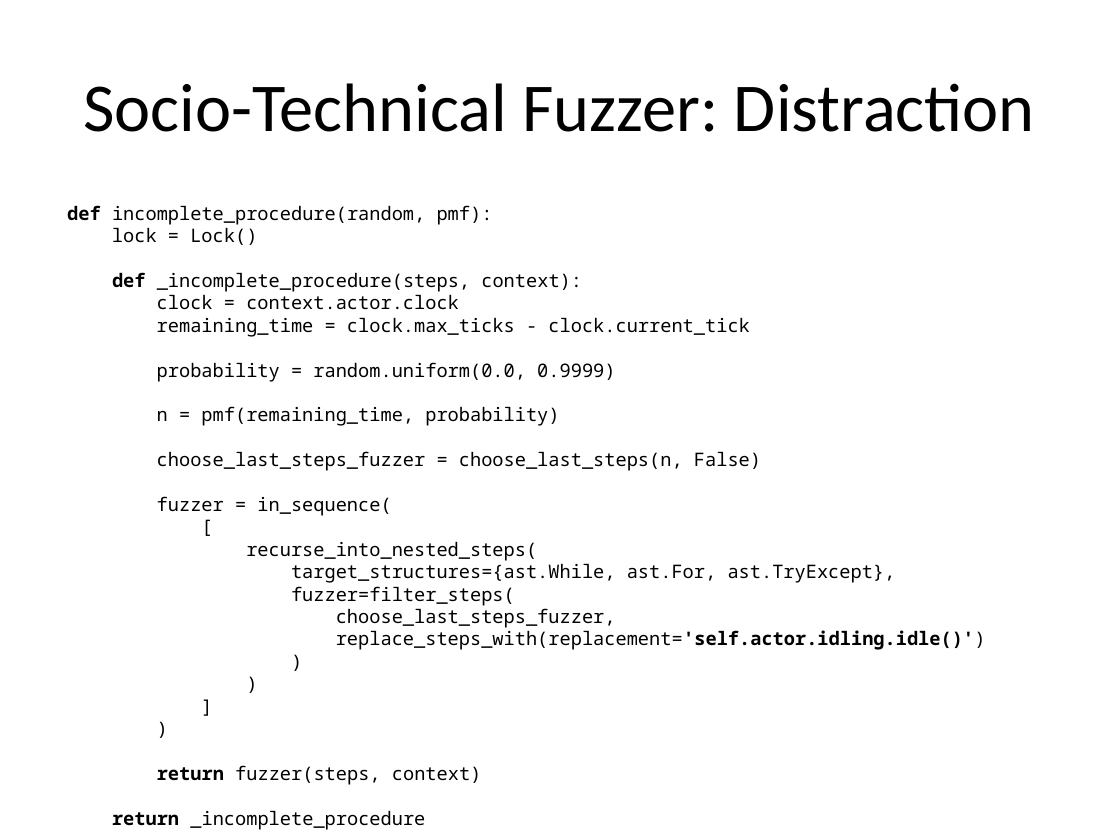
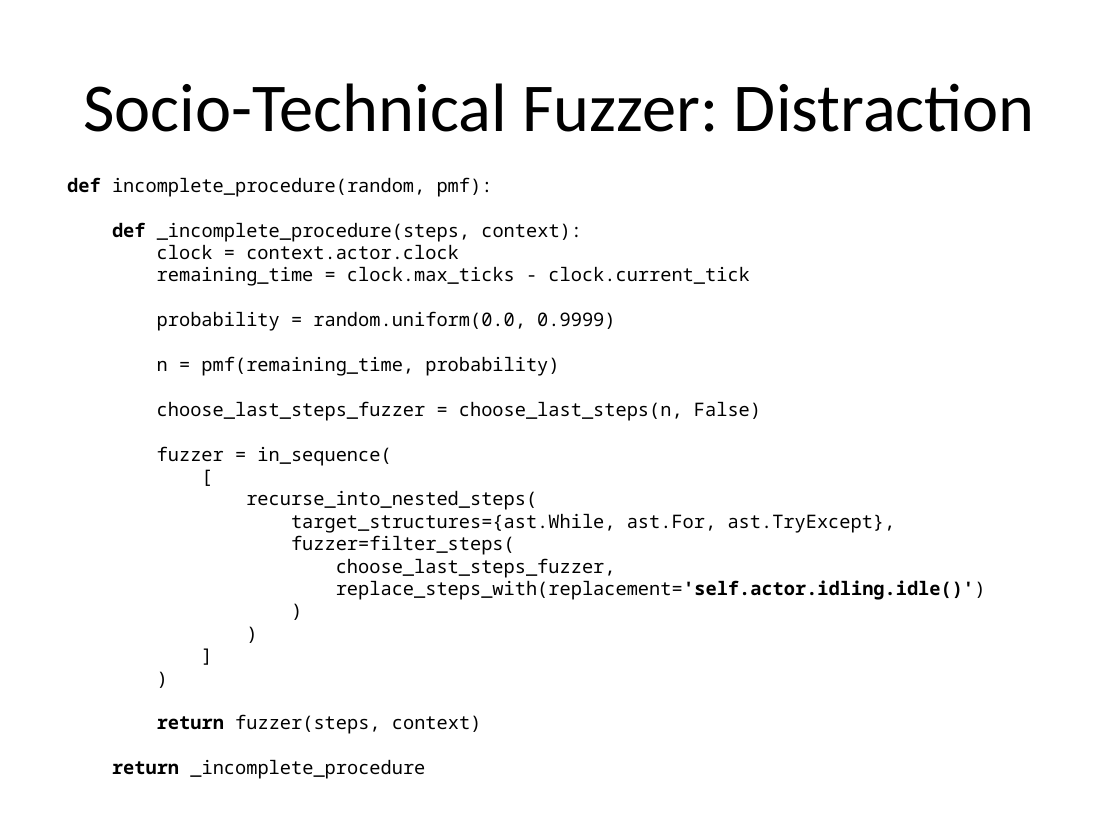
Before and after one commit to probablytom/fuzzi-moss-paper, a slide deck: slide 23 of Presentation.pptx (slide 20 before the commit). Drawn at 1120x840 pixels with LibreOffice and Linux fonts; fonts in the diff are those of the drawing. Boxes give left, top, right and bottom in pixels: in the first picture for what was removed or moved away, otherwise in the second. Text is boxed around its words. In the diff, an @@ line names an element or a change of style, - is before the commit and + after.

Commit message:
Updated presentation.

```diff
--- a/Presentation.pptx
+++ b/Presentation.pptx
@@ text at bbox=[67, 177, 986, 734]: text changed @@
-def incomplete_procedure(random, pmf):
-lock = Lock()
-def _incomplete_procedure(steps, context):
-clock = context.actor.clock
-remaining_time = clock.max_ticks - clock.current_tick
-probability = random.uniform(0.0, 0.9999)
-n = pmf(remaining_time, probability)
-choose_last_steps_fuzzer = choose_last_steps(n, False)
-fuzzer = in_sequence(
-[
-recurse_into_nested_steps(
-target_structures={ast.While, ast.For, ast.TryExcept},
-fuzzer=filter_steps(
-choose_last_steps_fuzzer,
-replace_steps_with(replacement='self.actor.idling.idle()')
-)
-)
-]
-)
-return fuzzer(steps, context)
-return _incomplete_procedure
+def incomplete_procedure(random, pmf):
+def _incomplete_procedure(steps, context):
+clock = context.actor.clock
+remaining_time = clock.max_ticks - clock.current_tick
+probability = random.uniform(0.0, 0.9999)
+n = pmf(remaining_time, probability)
+choose_last_steps_fuzzer = choose_last_steps(n, False)
+fuzzer = in_sequence(
+[
+recurse_into_nested_steps(
+target_structures={ast.While, ast.For, ast.TryExcept},
+fuzzer=filter_steps(
+choose_last_steps_fuzzer,
+replace_steps_with(replacement='self.actor.idling.idle()')
+)
+)
+]
+)
+return fuzzer(steps, context)
+return _incomplete_procedure
```
Also in this commit, not shown: 10 other slides changed, 6 slides added, 1 slide removed.
